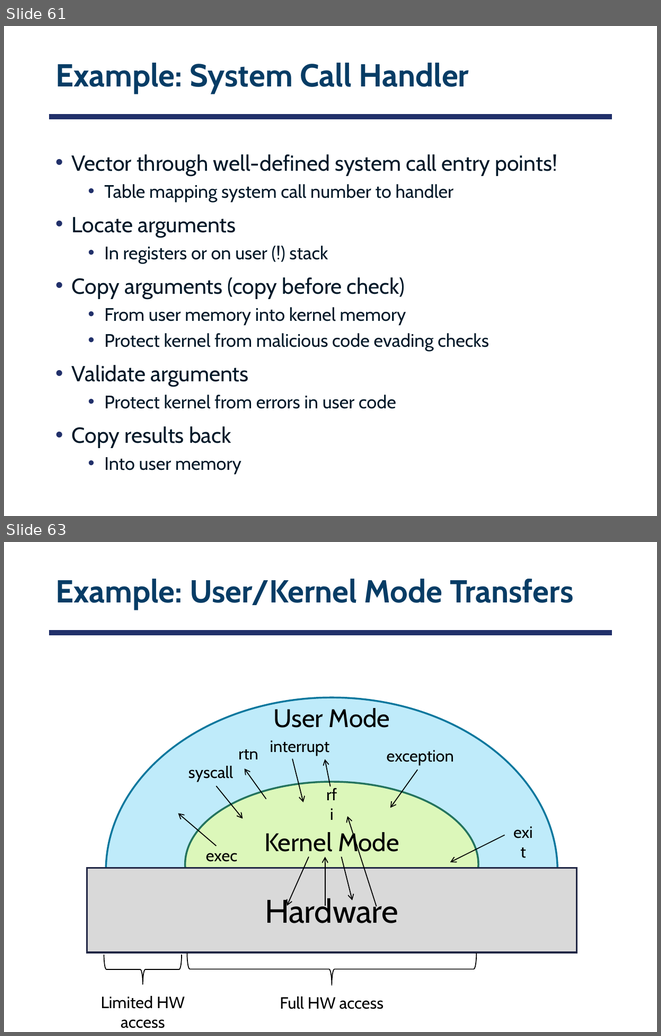
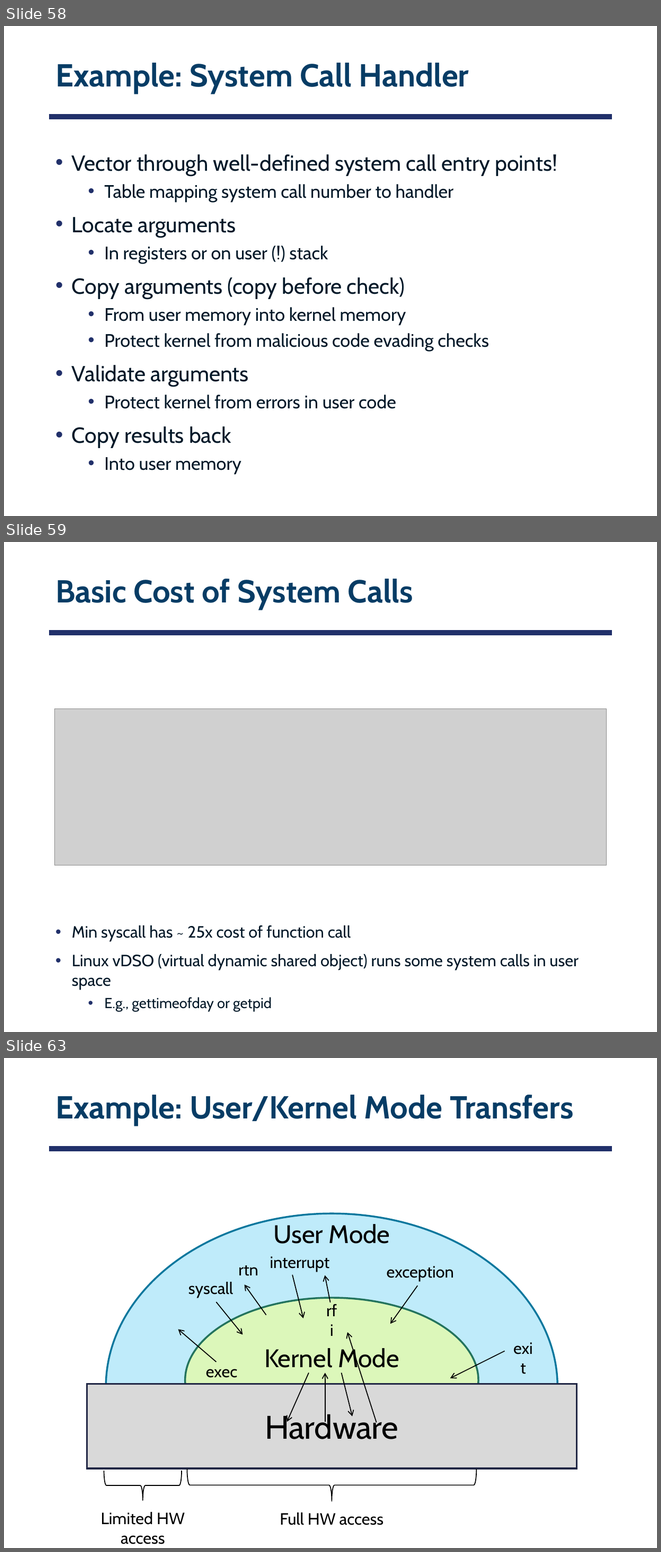
Before and after one commit to smajidzahedi/ECE350, a slide deck: 02-concepts.pptx. Shown one above the other, each under a label of ours: slides 61 and 63 before the commit, slides 58, 59 and 63 after it; the slides between them are not shown. The pictures are 661x1036 and 661x1552 pixels, drawn with LibreOffice and Linux fonts; fonts in the diff are those of the drawing; grey boxes stand for pictures. Boxes give left, top, right and bottom in pixels: in the first picture for what was removed or moved away, otherwise in the second. Text is boxed around its words. In the diff, an @@ line names an element or a change of style, - is before the commit and + after.

```diff
--- a/02-concepts.pptx
+++ b/02-concepts.pptx
@@ slide 59 added at box(4, 542, 657, 1032), background #FFFFFF; not listed: 1 template element that a slide beside it also shows @@
@@ title added at box(55, 579, 413, 610), 35 pt, text #073C65, bold @@
+Basic Cost of System Calls
@@ picture added at box(54, 708, 606, 865) @@
@@ text added at box(72, 925, 579, 1011), 18 pt, text #031828 @@
+• Min syscall has ~ 25x cost of function call
+• Linux vDSO (virtual dynamic shared object) runs some system calls in user space
+  • E.g., gettimeofday or getpid
@@ what was slide 61 is now slide 58 @@
```
Also in this commit, not shown: 8 slides changed, 1 slide removed, 3 other files.
